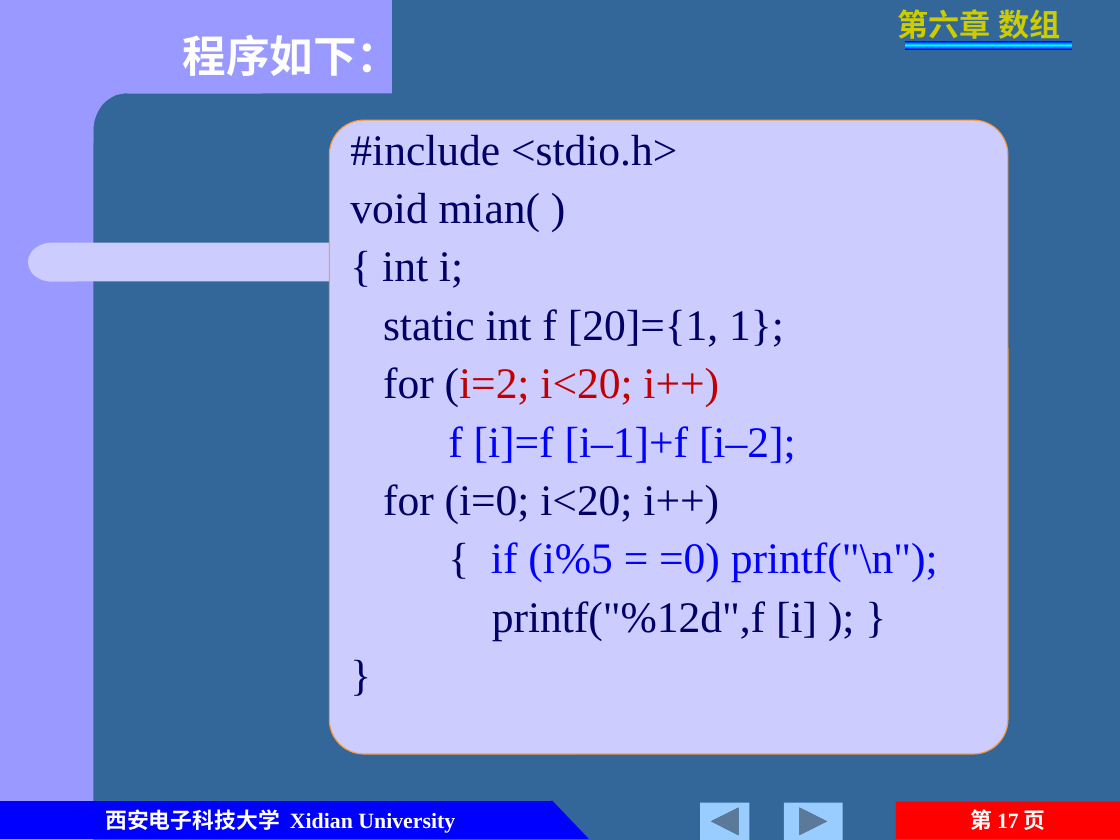
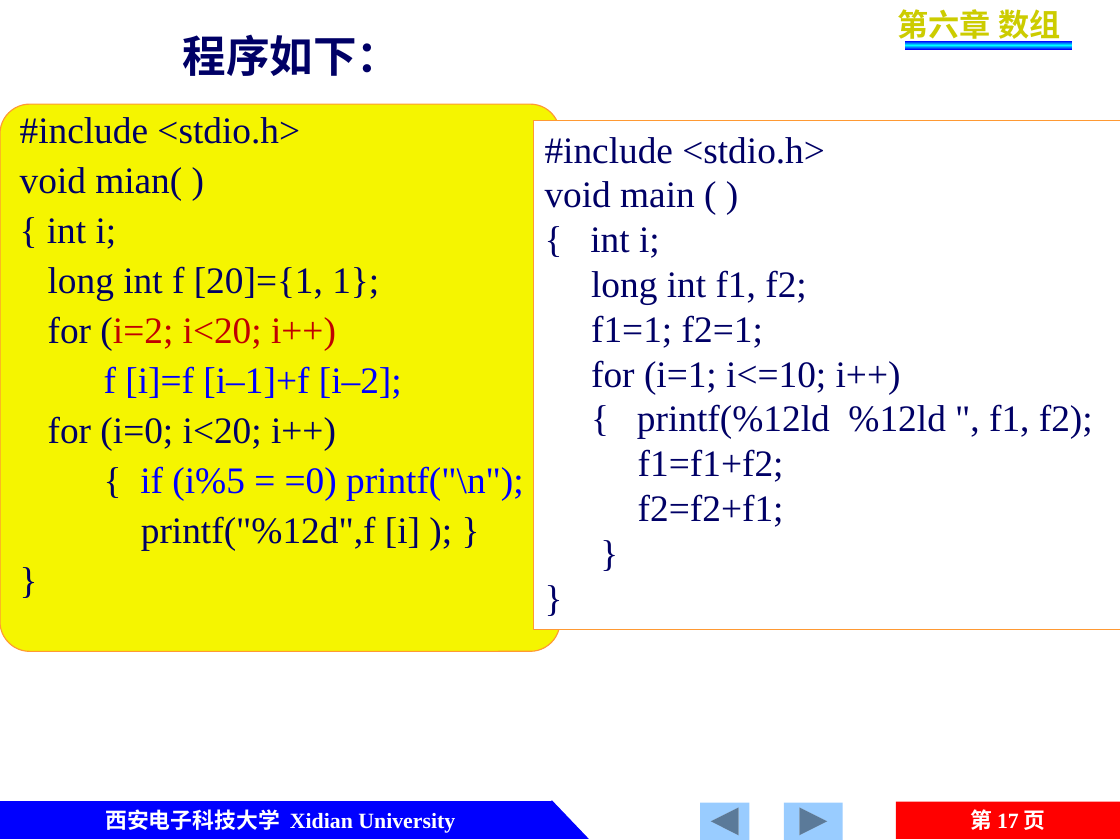
Before and after one commit to jtrfid/C-Repositories, a slide deck: slide 17 of 2016/C语言/课件/第6章 数组.pptx. Drawn at 1120x840 pixels with LibreOffice and Linux fonts; fonts in the diff are those of the drawing. Boxes give left, top, right and bottom in pixels: in the first picture for what was removed or moved away, otherwise in the second. Text is boxed around its words. In the diff, an @@ line names an element or a change of style, - is before the commit and + after.

```diff
--- a/2016/C语言/课件/第6章 数组.pptx
+++ b/2016/C语言/课件/第6章 数组.pptx
@@ background #336699 to #FFFFFF @@
@@ text "程序如下：" at <box>183,34,401,76</box>: text colour #FFFFFF to #000066 @@
@@ rounded rectangle "#include <stdio.h>": place and size @@
-rounded rectangle "#include <stdio.h>" at <box>329,120,1008,754</box>
+rounded rectangle "#include <stdio.h>" at <box>0,104,560,652</box>
@@ rounded rectangle "#include <stdio.h>" at <box>0,104,560,652</box>: fill #CCCCFF to #F5F500 @@
@@ text in rounded rectangle at <box>20,117,524,550</box>: size 28 to 24 pt in "#include <stdio.h>", "void mian( )", "{ int i;", "for (i=2; i<20; i++)" and 5 more places; less space between paragraphs @@
@@ rectangle added at <box>533,120,1120,629</box>, fill #FFFFFF, outline #FF9933 0.75 pt, 24 pt, text #000066 @@
+#include <stdio.h>
+void main ( )
+{ int i;
+long int f1, f2;
+f1=1; f2=1;
+for (i=1; i<=10; i++)
+{ printf(%12ld %12ld ", f1, f2);
+f1=f1+f2;
+f2=f2+f1;
+}
+}
@@ group removed at <box>0,0,934,840</box>: 1 rectangle, 1 freeform shape, 1 rounded rectangle, 1 flow chart delay @@
@@ text in rounded rectangle at <box>48,266,379,300</box>: text changed; size 28 to 24 pt @@
-static int f [20]={1, 1};
+long int f [20]={1, 1};
```
Also in this commit, not shown: 59 other slides changed, 1 other file.
